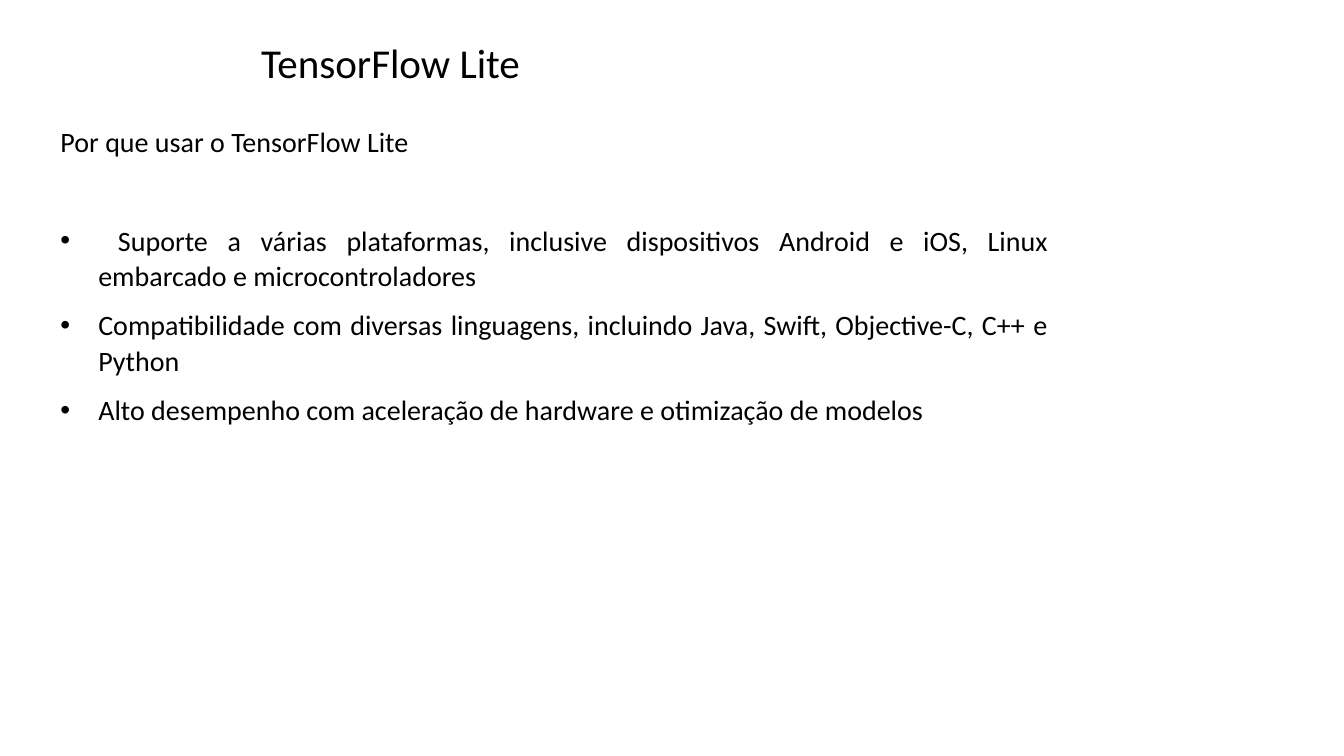
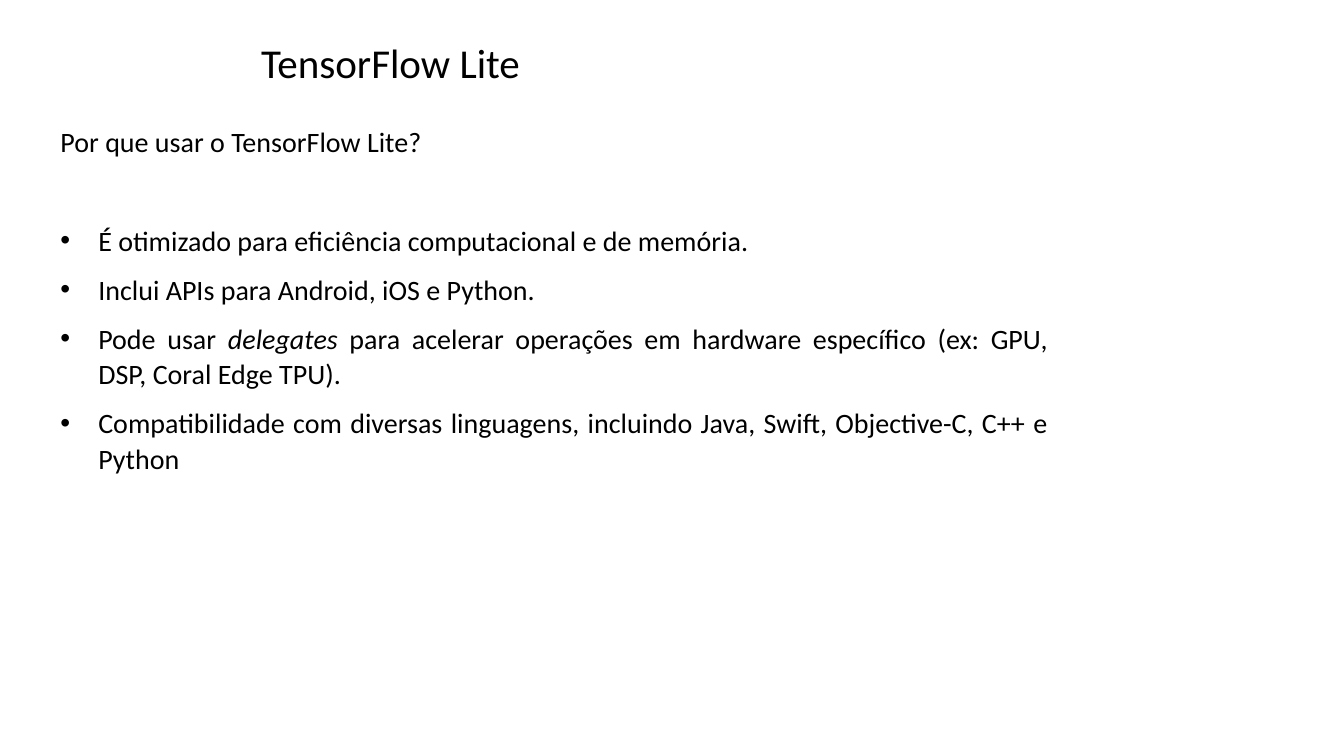
Before and after one commit to zz4fap/tp557-iot-ml, a slide deck: slide 16 of slides/TP557_14_introducao_tensorflowlite.pptx (slide 17 before the commit). Drawn at 1344x756 pixels with LibreOffice and Linux fonts; fonts in the diff are those of the drawing; background and template pictures are left out. Boxes give left, top, right and bottom in pixels: in the first picture for what was removed or moved away, otherwise in the second. Text is boxed around its words. In the diff, an @@ line names an element or a change of style, - is before the commit and + after.

```diff
--- a/slides/TP557_14_introducao_tensorflowlite.pptx
+++ b/slides/TP557_14_introducao_tensorflowlite.pptx
@@ text at box(60, 132, 1048, 389): text changed @@
-Por que usar o TensorFlow Lite
-• Suporte a várias plataformas, inclusive dispositivos Android e iOS, Linux embarcado e microcontroladores
+Por que usar o TensorFlow Lite?
+• É otimizado para eficiência computacional e de memória.
+• Inclui APIs para Android, iOS e Python.
+• Pode usar delegates para acelerar operações em hardware específico (ex: GPU, DSP, Coral Edge TPU).
@@ text at box(98, 400, 923, 425): paragraph removed @@
-• Alto desempenho com aceleração de hardware e otimização de modelos
```
Also in this commit, not shown: 26 other slides changed.
